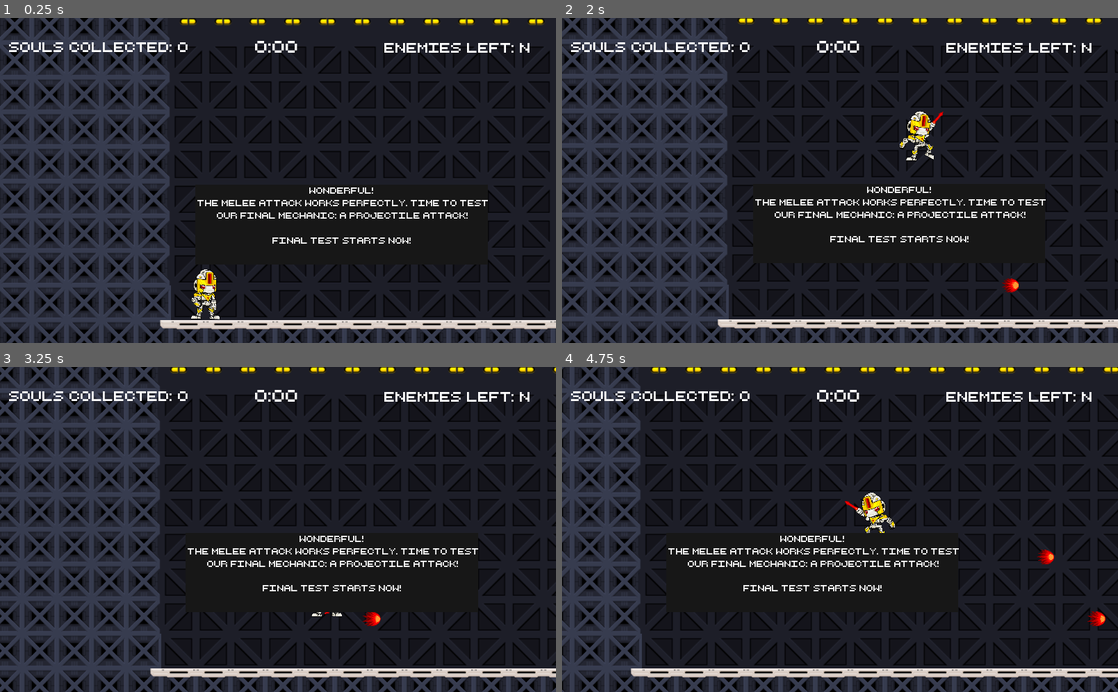
Above: before the commit, frames 1-4 (two rows, left to right).
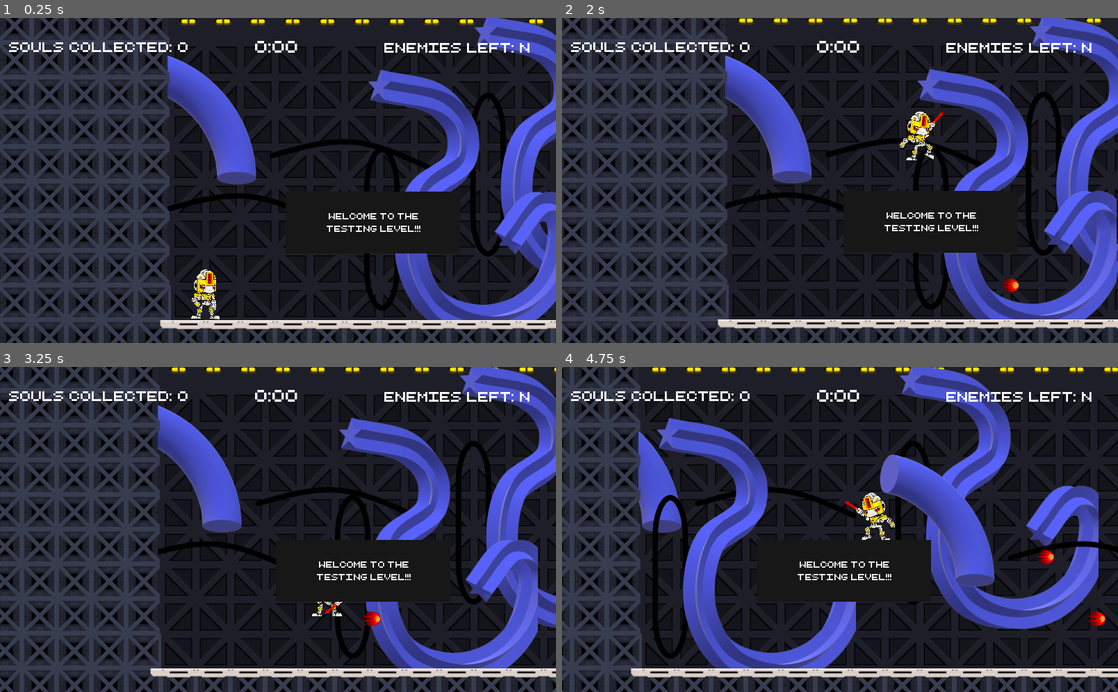
Above: after the commit, the same moments.

Repository: astafford2/LABS-PlatformerExperiment
Game: Godot game, scene res://src/Testing.tscn
Same seed, same stepped clock (60 frames per second), same inputs: the game is played once before the commit and once after it. This scene is started directly instead of the project's main scene.
Inputs:
- Up to frame 1 (0.25 s): no input
- Up to frame 2 (2 s): hold Right (move_right) from 0.53 s (still down); tap M (melee) at 0.6, 1.55 s; tap Up (jump) at 0.77, 1.52 s; tap Space (projectile) at 0.8, 1.35 s
- Up to frame 3 (3.25 s): release Right (move_right) at 2.03 s; hold Left (move_left) 2.03-2.78 s; tap M (melee) at 2.1, 3.05 s; tap Space (projectile) at 2.3, 2.85 s; hold Right (move_right) from 2.78 s (still down); tap Up (jump) at 3.02 s
- Up to frame 4 (4.75 s): tap Ctrl (slide) at 3.6 s; tap Up (jump) at 3.77, 4.52 s; tap Space (projectile) at 3.8 s; release Right (move_right) at 4.28 s; hold Left (move_left) from 4.28 s (still down); tap M (melee) at 4.35 s

The runs differ from the first frame. In frame 1, 16% of the frame differs, in the area x 30-100%, y 0-93%; in frame 2, 17%; in frame 3, 18%; in frame 4, 24%, in the area x 13-100%, y 0-93%.

Commit message:
Test multiple parallax layers in testing level

Diff:
--- a/project/src/Level-5.tscn
+++ b/project/src/Level-5.tscn
@@ -17,7 +17,6 @@
 [ext_resource path="res://assets/Tiles/Tile (12.2).png" type="Texture" id=15]
 [ext_resource path="res://assets/fonts/retro_computer_personal_use.ttf" type="DynamicFontData" id=16]
 [ext_resource path="res://src/Player.tscn" type="PackedScene" id=17]
-[ext_resource path="res://src/Testing.gd" type="Script" id=18]
 [ext_resource path="res://src/PausePopup.gd" type="Script" id=19]
 [ext_resource path="res://assets/Tiles/BGTile (3).png" type="Texture" id=20]
 [ext_resource path="res://assets/Tiles/BGTile (7).png" type="Texture" id=21]
@@ -905,7 +904,6 @@
 font_data = ExtResource( 16 )
 
 [node name="Testing" type="Node2D"]
-script = ExtResource( 18 )
 
 [node name="BackgroundDecor" type="TileMap" parent="."]
 visible = false
--- a/project/src/Testing.tscn
+++ b/project/src/Testing.tscn
@@ -29,6 +29,7 @@
 [ext_resource path="res://assets/Tiles/Fence (1).png" type="Texture" id=27]
 [ext_resource path="res://assets/Tiles/Tile (13).png" type="Texture" id=28]
 [ext_resource path="res://assets/Tiles/Fence (3).png" type="Texture" id=29]
+[ext_resource path="res://assets/TestPara2.png" type="Texture" id=30]
 [ext_resource path="res://assets/Tiles/BGTile (4).png" type="Texture" id=31]
 [ext_resource path="res://assets/Tiles/BGTile (2).png" type="Texture" id=32]
 [ext_resource path="res://assets/Tiles/BGTile (5).png" type="Texture" id=33]
@@ -923,6 +924,25 @@
 texture = ExtResource( 44 )
 centered = false
 
+[node name="ParallaxLayer2" type="ParallaxLayer" parent="ParallaxBackground"]
+motion_scale = Vector2( 1.5, 1 )
+motion_mirroring = Vector2( 1024, 0 )
+
+[node name="Layer2" type="Sprite" parent="ParallaxBackground/ParallaxLayer2"]
+scale = Vector2( 0.999869, 1.00159 )
+texture = ExtResource( 30 )
+centered = false
+
+[node name="ParallaxLayer3" type="ParallaxLayer" parent="ParallaxBackground"]
+motion_scale = Vector2( 3, 1 )
+motion_offset = Vector2( 100, 100 )
+motion_mirroring = Vector2( 1024, 0 )
+
+[node name="Layer2" type="Sprite" parent="ParallaxBackground/ParallaxLayer3"]
+scale = Vector2( 0.999869, 1.00159 )
+texture = ExtResource( 30 )
+centered = false
+
 [node name="Floor" type="TileMap" parent="."]
 tile_set = SubResource( 22 )
 format = 1
@@ -1126,6 +1146,7 @@
 text = "Main Menu"
 
 [node name="InstructionsPopup" type="Popup" parent="."]
+visible = true
 margin_left = 220.292
 margin_top = 299.308
 margin_right = 564.292
@@ -1135,18 +1156,16 @@
 }
 
 [node name="Instructions" type="Label" parent="InstructionsPopup"]
-margin_left = -175.154
-margin_top = 26.9389
-margin_right = 262.846
-margin_bottom = 173.939
+margin_left = -9.0
+margin_top = 40.0
+margin_right = 313.0
+margin_bottom = 154.0
 custom_styles/normal = SubResource( 32 )
 custom_fonts/font = SubResource( 33 )
-text = "Wonderful!
-The melee attack works perfectly. Time to test
-our final mechanic: a projectile attack!
-
-Final test starts now!"
+text = "Welcome to the
+TESTING LEVEL!!!"
 align = 1
+valign = 1
 __meta__ = {
 "_edit_use_anchors_": false
 }
Binary file added: project/assets/TestPara2.png
Not shown, added: project/assets/TestPara2.png.import
Not shown: 1 places in project/src/Level-5.tscn that only renumber resources
Not shown: 1 places in project/src/Testing.tscn that only renumber resources
